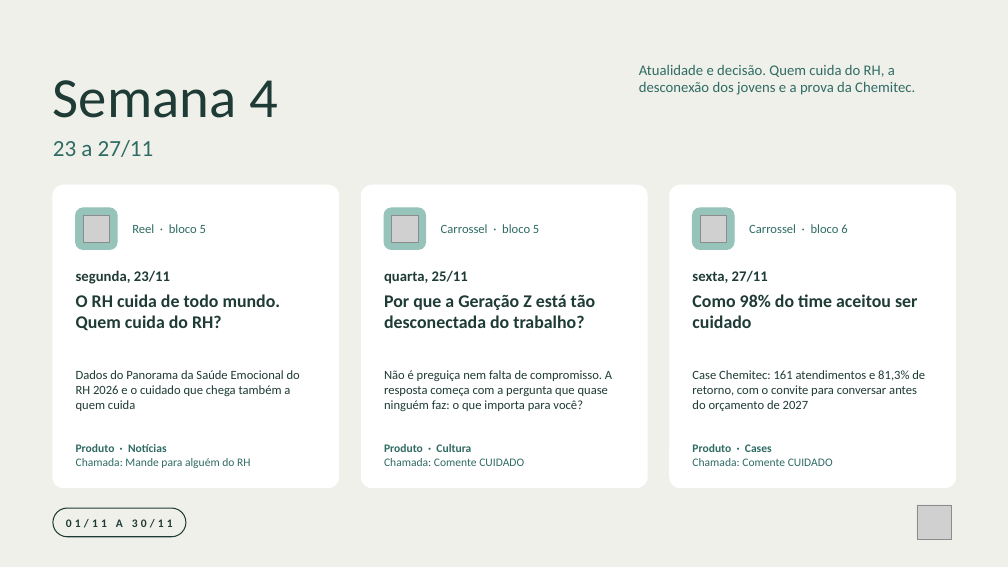
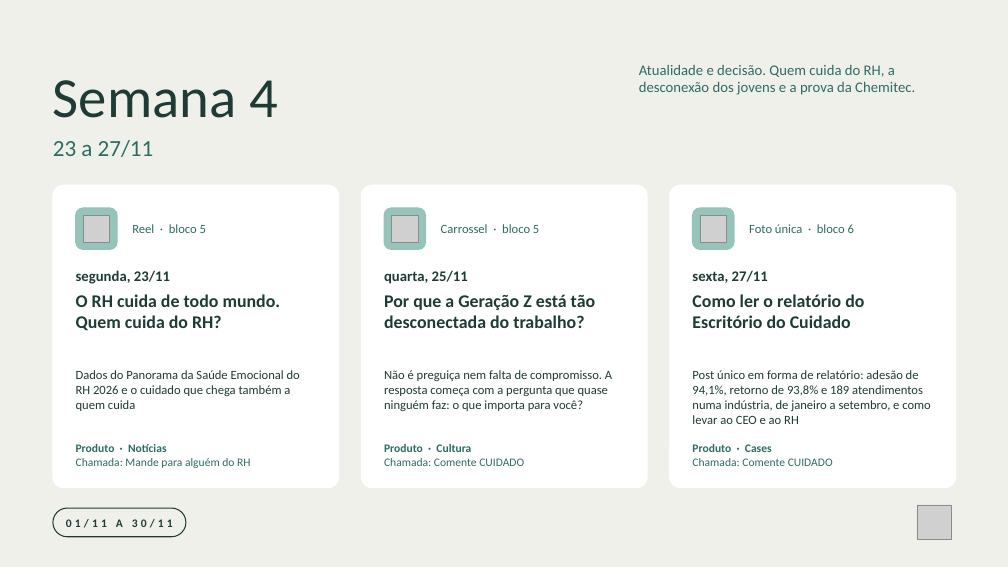
Before and after one commit to nina-rebello/comunicao-fh, a slide deck: slide 6 of marketing/calendario-novembro/Programacao_Instagram_Novembro_2026.pptx. Drawn at 1008x567 pixels with LibreOffice and Linux fonts; fonts in the diff are those of the drawing; grey boxes stand for pictures. Boxes give left, top, right and bottom in pixels: in the first picture for what was removed or moved away, otherwise in the second. Text is boxed around its words. In the diff, an @@ line names an element or a change of style, - is before the commit and + after.

```diff
--- a/marketing/calendario-novembro/Programacao_Instagram_Novembro_2026.pptx
+++ b/marketing/calendario-novembro/Programacao_Instagram_Novembro_2026.pptx
@@ text at [749,224,854,233]: text changed @@
-Carrossel · bloco 6
+Foto única · bloco 6
@@ text at [692,294,864,328]: text changed @@
-Como 98% do time aceitou ser cuidado
+Como ler o relatório do Escritório do Cuidado
@@ text at [692,370,931,424]: text changed @@
-Case Chemitec: 161 atendimentos e 81,3% de retorno, com o convite para conversar antes do orçamento de 2027
+Post único em forma de relatório: adesão de 94,1%, retorno de 93,8% e 189 atendimentos numa indústria, de janeiro a setembro, e como levar ao CEO e ao RH
```
Also in this commit, not shown: 1 other slide changed, 24 other files.
